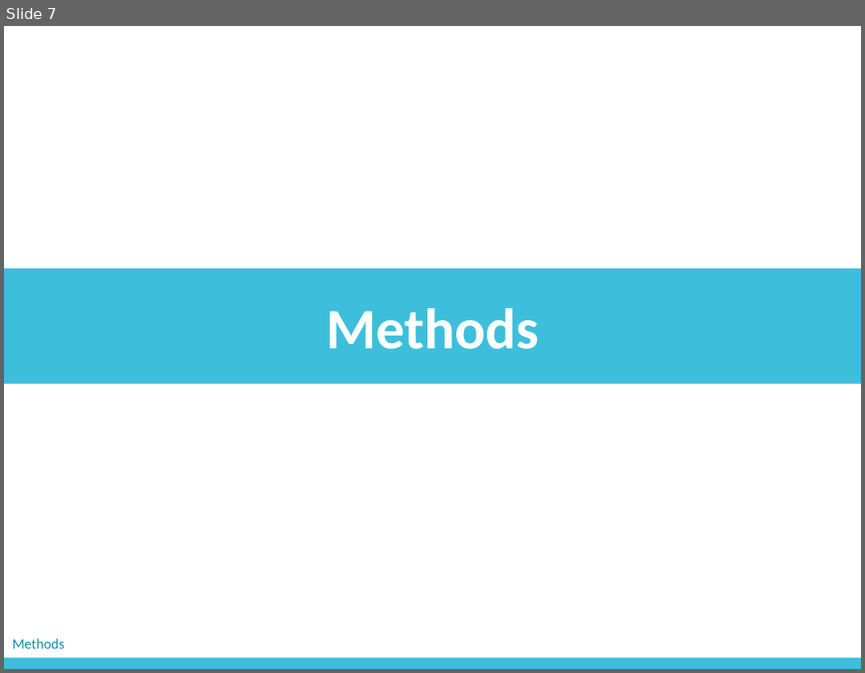
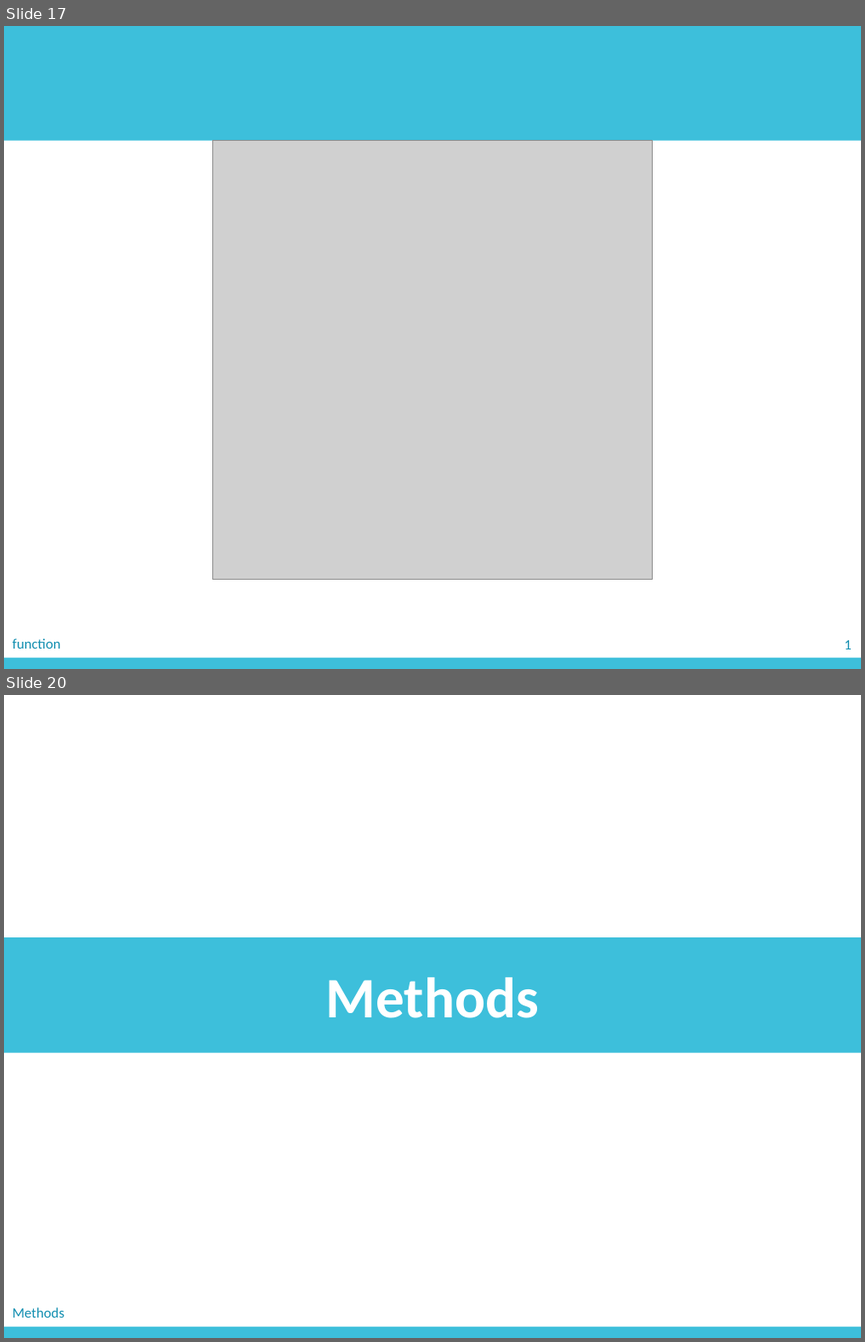
Before and after one commit to zichengliao/zuics101-fa17, a slide deck: lectures/lec05/lec05.pptx. Shown one above the other, each under a label of ours: slide 7 before the commit, slides 17 and 20 after it; the slides between them are not shown. The pictures are 865x673 and 865x1342 pixels, drawn with LibreOffice and Linux fonts; fonts in the diff are those of the drawing; grey boxes stand for pictures. Boxes give left, top, right and bottom in pixels: in the first picture for what was removed or moved away, otherwise in the second. Text is boxed around its words. In the diff, an @@ line names an element or a change of style, - is before the commit and + after.

```diff
--- a/lectures/lec05/lec05.pptx
+++ b/lectures/lec05/lec05.pptx
@@ slide 17 added at (x1=4, y1=26, x2=861, y2=669), background #FFFFFF @@
@@ rectangle added at (x1=4, y1=26, x2=861, y2=140), fill #3DBFDB @@
@@ picture added at (x1=212, y1=141, x2=652, y2=579) @@
@@ rectangle added at (x1=4, y1=658, x2=861, y2=669), fill #3DBFDB @@
@@ text added at (x1=12, y1=638, x2=61, y2=648), 12 pt, text #118EB0 @@
+function
@@ text added at (x1=844, y1=640, x2=851, y2=649), 12 pt, text #118EB0 @@
+1
@@ what was slide 7 is now slide 20 @@
```
Also in this commit, not shown: 2 slides changed, 12 other slides added, 4 other files.
